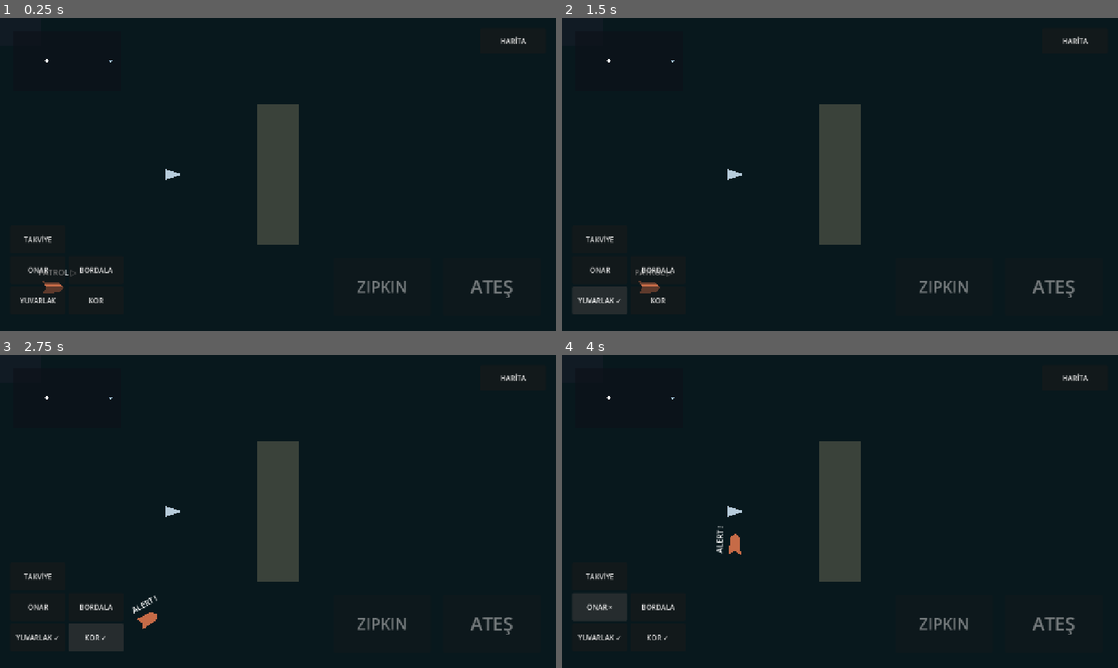
Above: before the commit, frames 1-4 (two rows, left to right).
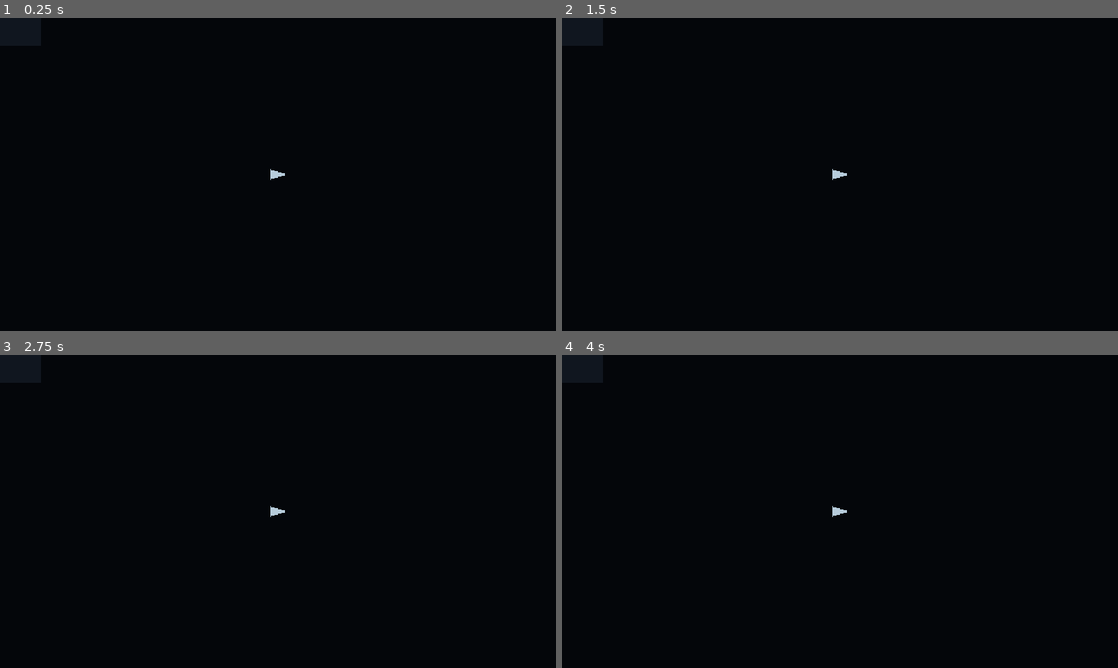
Above: after the commit, the same moments.

Repository: TheOsmanYILDIRIM/SeaCraft
Game: Godot game, scene res://src/presentation/bootstrap.tscn
Same seed, same stepped clock (60 frames per second), same inputs: the game is played once before the commit and once after it.
Inputs (mouse positions are in pixels of both pictures, inside the frame that each line leads up to):
- Up to frame 1 (0.25 s): no input
- Up to frame 2 (1.5 s): click (600, 299) at 0.5 s, where only the run before the commit has a clickable "YUVARLAK"; click (600, 299) at 1.25 s, where only the run before the commit has a clickable "YUVARLAK ✓"
- Up to frame 3 (2.75 s): click (94, 636) at 2 s, where only the run before the commit has a clickable "KOR"
- Up to frame 4 (4 s): click (656, 636) at 2.75 s, where only the run before the commit has a clickable "KOR ✓"; click (600, 608) at 3.5 s, where only the run before the commit has a clickable "ONAR"

The runs differ from the first frame. In frame 1, 4.5% of the frame differs, in the area x 3-95%, y 5-92%; in frame 2, 5.2%; in frame 3, 5.3%; in frame 4, 5.3%, in the area x 1-95%, y 5-92%.

Commit message:
CORE-04: complete content references and ledger integrity

Diff:
--- /dev/null
+++ b/src/data/content/item_core02_harpoon.tres
@@ -0,0 +1,10 @@
+[gd_resource type="Resource" script_class="ItemDefinition" load_steps=2 format=3]
+
+[ext_resource type="Script" path="res://src/data/definitions/item_definition.gd" id="1"]
+
+[resource]
+script = ExtResource("1")
+stable_id = "item.core02_harpoon"
+display_name = "Harpoon Supply"
+item_category = "ammo"
+stack_limit = 2147483647
--- a/src/data/definitions/safe_zone_definition.gd
+++ b/src/data/definitions/safe_zone_definition.gd
@@ -13,3 +13,7 @@
 func valid_for_sector(expected_sector_id: String) -> bool:
 	return SectorIds.valid(stable_id) and SectorIds.valid(sector_id) and sector_id == expected_sector_id \
 		and center.is_finite() and is_finite(radius) and radius > 0.0 and radius <= SectorSpatialHash.MAX_RADIUS
+
+
+func referenced_stable_ids() -> PackedStringArray:
+	return PackedStringArray([sector_id]) if not sector_id.is_empty() else PackedStringArray()
--- /dev/null
+++ b/src/data/registry/gameplay_index/item_core02_harpoon.tres
@@ -0,0 +1,10 @@
+[gd_resource type="Resource" script_class="DefinitionIndexEntry" load_steps=2 format=3]
+
+[ext_resource type="Script" path="res://src/data/registry/definition_index_entry.gd" id="1"]
+
+[resource]
+script = ExtResource("1")
+stable_id = "item.core02_harpoon"
+definition_type = "item"
+definition_path = "res://src/data/content/item_core02_harpoon.tres"
+referenced_ids = PackedStringArray()
--- a/src/data/registry/gameplay_index/safe_zone_haven_core.tres
+++ b/src/data/registry/gameplay_index/safe_zone_haven_core.tres
@@ -7,4 +7,4 @@
 stable_id = "safe_zone.haven_core"
 definition_type = "safe_zone"
 definition_path = "res://src/data/world/sector_safe_haven.tres"
-referenced_ids = PackedStringArray()
+referenced_ids = PackedStringArray("sector.safe_haven")
--- a/src/persistence/save_snapshot.gd
+++ b/src/persistence/save_snapshot.gd
@@ -217,6 +217,16 @@
 		var drop_id: Variant = loot["processed_events"][event_id]
 		if not event_id is String or not _stable(event_id) or not drop_id is String or (not drop_id.is_empty() and not _stable(drop_id)):
 			return "invalid_loot"
+		if not drop_id.is_empty() and not seen.has(drop_id) and not loot["claimed_ids"].has(drop_id):
+			return "ledger_reference_mismatch"
+	for claimed_id in loot["claimed_ids"]:
+		var referenced := false
+		for event_id in loot["processed_events"]:
+			if loot["processed_events"][event_id] == claimed_id:
+				referenced = true
+				break
+		if not referenced:
+			return "ledger_reference_mismatch"
 	return ""
 
 
